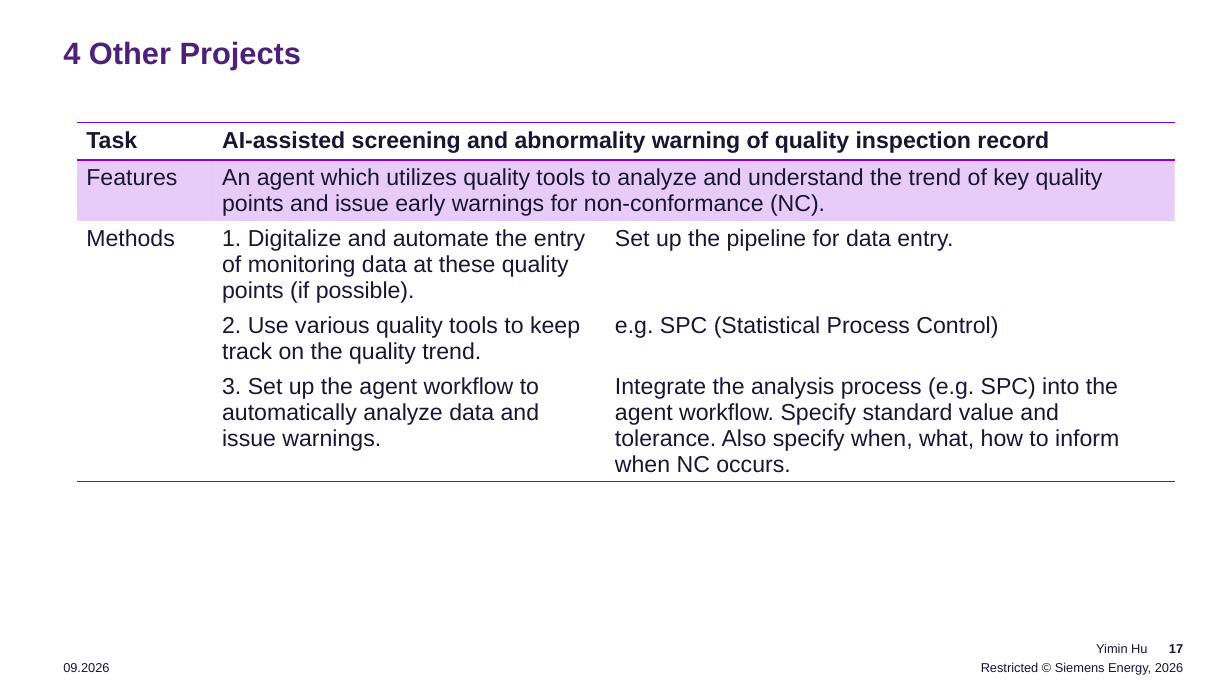
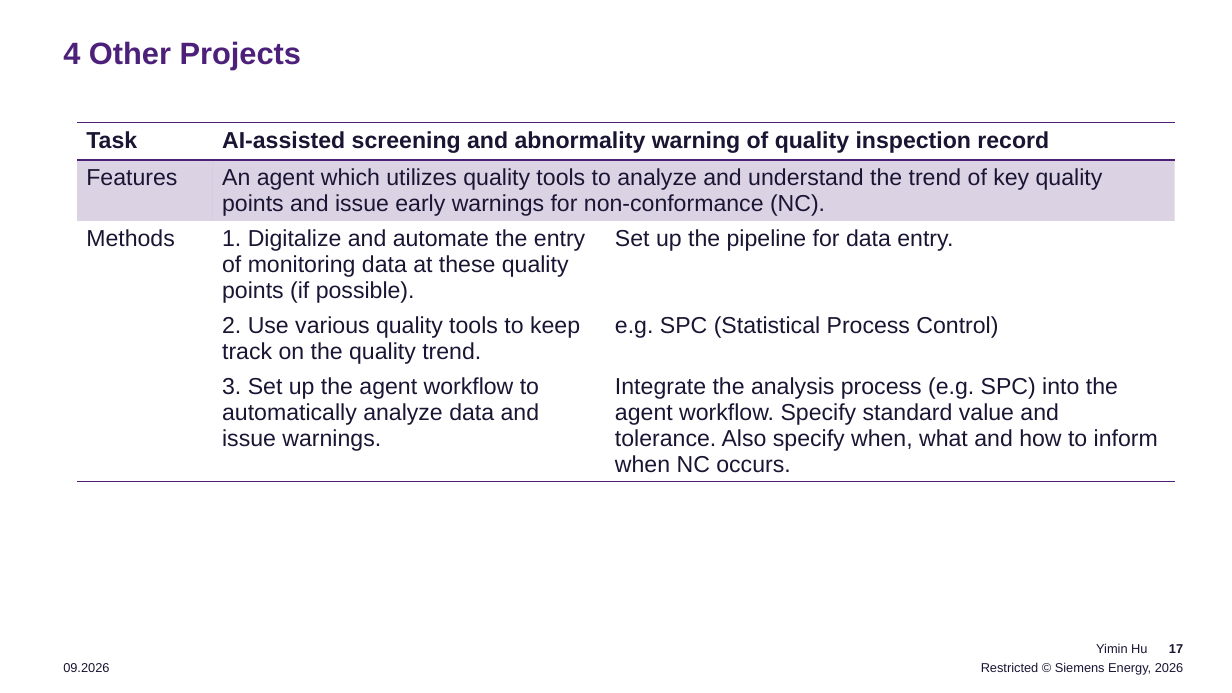
Before and after one commit to YiminHu26/fcr_ai_glasses, a slide deck: slide 17 of resources/presentation/AI Driven Quality Control.pptx. Drawn at 1232x693 pixels with LibreOffice and Linux fonts; fonts in the diff are those of the drawing. Boxes give left, top, right and bottom in pixels: in the first picture for what was removed or moved away, otherwise in the second. Text is boxed around its words. In the diff, an @@ line names an element or a change of style, - is before the commit and + after.

Commit message:
Updated slides with new design and added information for oqc

```diff
--- a/resources/presentation/AI Driven Quality Control.pptx
+++ b/resources/presentation/AI Driven Quality Control.pptx
@@ table at <box>77,123,1175,503</box> @@
-row 5, column 3: Integrate the analysis process (e.g. SPC) into the agent workflow. Specify standard value and tolerance. Also specify when, what, how to inform when NC occurs.
+row 5, column 3: Integrate the analysis process (e.g. SPC) into the agent workflow. Specify standard value and tolerance. Also specify when, what and how to inform when NC occurs.
@@ fill #8A00E5 at 20% opacity to #4D217A at 20% opacity in 2 cells @@
@@ borders changed @@
```
Also in this commit, not shown: 6 other slides changed, 1 slide added, 1 slide removed, 1 other file.
